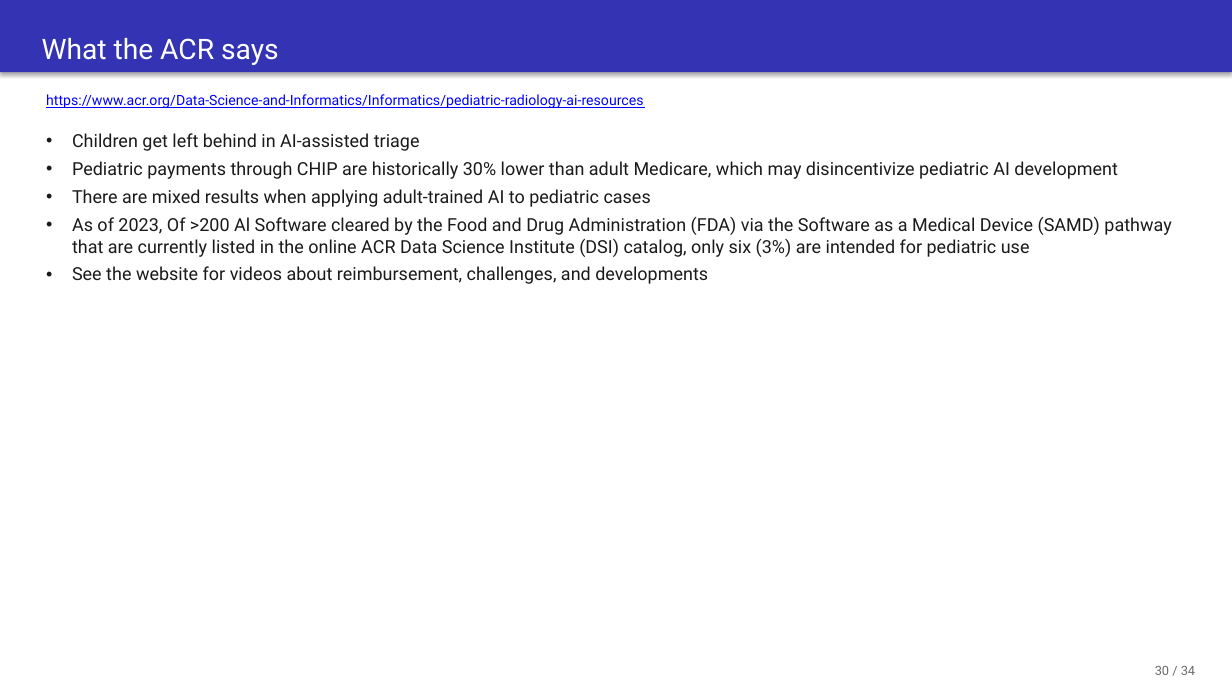
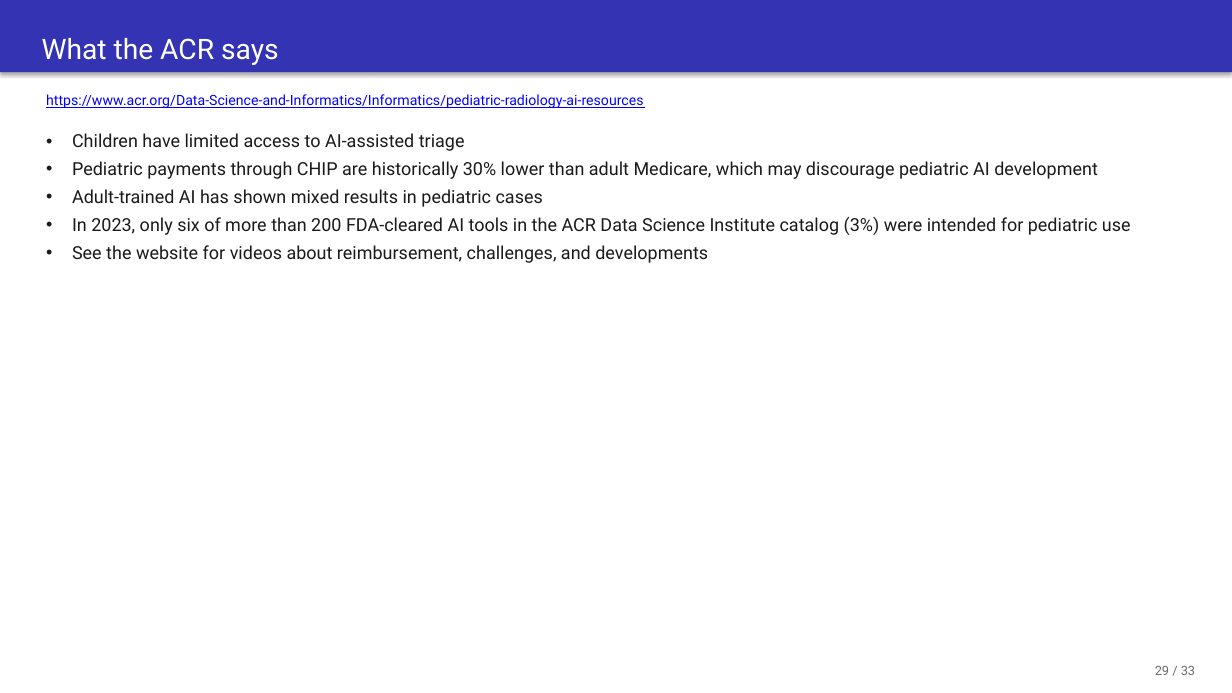
Before and after one commit to josephrich98/pediatric_radiology_ai, a slide deck: slide 60 of slides/pedrad_ai_slides.pptx (slide 61 before the commit). Drawn at 1232x693 pixels with LibreOffice and Linux fonts; fonts in the diff are those of the drawing. Boxes give left, top, right and bottom in pixels: in the first picture for what was removed or moved away, otherwise in the second. Text is boxed around its words. In the diff, an @@ line names an element or a change of style, - is before the commit and + after.

```diff
--- a/slides/pedrad_ai_slides.pptx
+++ b/slides/pedrad_ai_slides.pptx
@@ text at <box>72,133,1131,235</box>: text changed @@
-• Children get left behind in AI-assisted triage
-• Pediatric payments through CHIP are historically 30% lower than adult Medicare, which may disincentivize pediatric AI development
-• There are mixed results when applying adult-trained AI to pediatric cases
-• As of 2023, Of >200 Al Software cleared by the Food and Drug Administration (FDA) via the Software as a Medical Device (SAMD) pathway that are currently listed in the online ACR Data Science Institute (DSI) catalog, only six (3%) are intended for pediatric use
+• Children have limited access to AI-assisted triage
+• Pediatric payments through CHIP are historically 30% lower than adult Medicare, which may discourage pediatric AI development
+• Adult-trained AI has shown mixed results in pediatric cases
+• In 2023, only six of more than 200 FDA-cleared AI tools in the ACR Data Science Institute catalog (3%) were intended for pediatric use
@@ text at <box>1155,666,1195,675</box>: text changed @@
-30 / 34
+29 / 33
```
Also in this commit, not shown: 37 other slides changed, 2 slides added, 1 slide removed, 3 other files.
